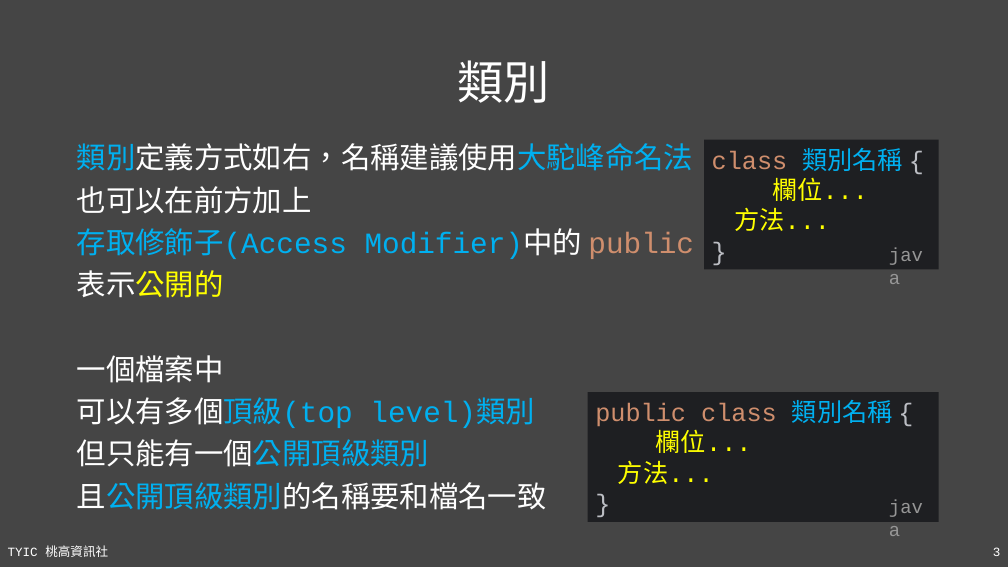
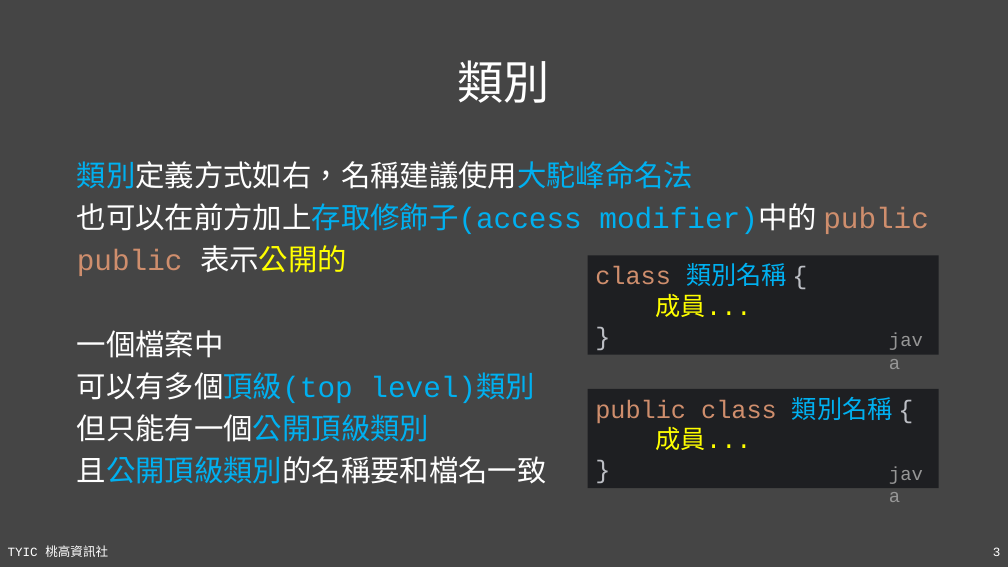
Before and after one commit to TYSHIC/slides, a slide deck: slide 3 of ppt/08_類別與物件.pptx. Drawn at 1008x567 pixels with LibreOffice and Linux fonts; fonts in the diff are those of the drawing. Boxes give left, top, right and bottom in pixels: in the first picture for what was removed or moved away, otherwise in the second. Text is boxed around its words. In the diff, an @@ line names an element or a change of style, - is before the commit and + after.

```diff
--- a/ppt/08_類別與物件.pptx
+++ b/ppt/08_類別與物件.pptx
@@ text "類別定義方式如右，名稱建議使用大駝峰命名法": place and size @@
-text "類別定義方式如右，名稱建議使用大駝峰命名法" at <box>77,143,694,510</box>
+text "類別定義方式如右，名稱建議使用大駝峰命名法" at <box>77,161,929,484</box>
@@ text at <box>77,203,929,276</box>: text changed @@
-也可以在前方加上
-存取修飾子(Access Modifier)中的 public
-表示公開的
+也可以在前方加上存取修飾子(access modifier)中的 public
+public 表示公開的
@@ rectangle "class 類別名稱 { 成員... }": place and size @@
-rectangle "class 類別名稱 { 成員... }" at <box>704,140,938,270</box>
+rectangle "class 類別名稱 { 成員... }" at <box>588,256,938,355</box>
@@ text in rectangle at <box>595,263,787,317</box>: text changed; text colour #FFFF00 to #CF8E6D @@
-class 類別名稱 {
-欄位...
-方法...
-}
+class 類別名稱 {
+成員...
+}
@@ text "java": place and size @@
-text "java" at <box>882,239,939,269</box>
+text "java" at <box>882,324,939,355</box>
@@ rectangle "public class 類別名稱 { 成員... ...": place and size @@
-rectangle "public class 類別名稱 { 成員... ..." at <box>588,392,938,523</box>
+rectangle "public class 類別名稱 { 成員... ..." at <box>588,389,938,488</box>
@@ text in rectangle at <box>595,397,893,450</box>: text changed @@
-public class 類別名稱 {
-欄位...
-方法...
-}
+public class 類別名稱 {
+成員...
+}
@@ text "java": place and size @@
-text "java" at <box>882,492,939,522</box>
+text "java" at <box>882,457,939,488</box>
```
Also in this commit, not shown: 20 other slides changed, 2 slides added, 23 other files.
